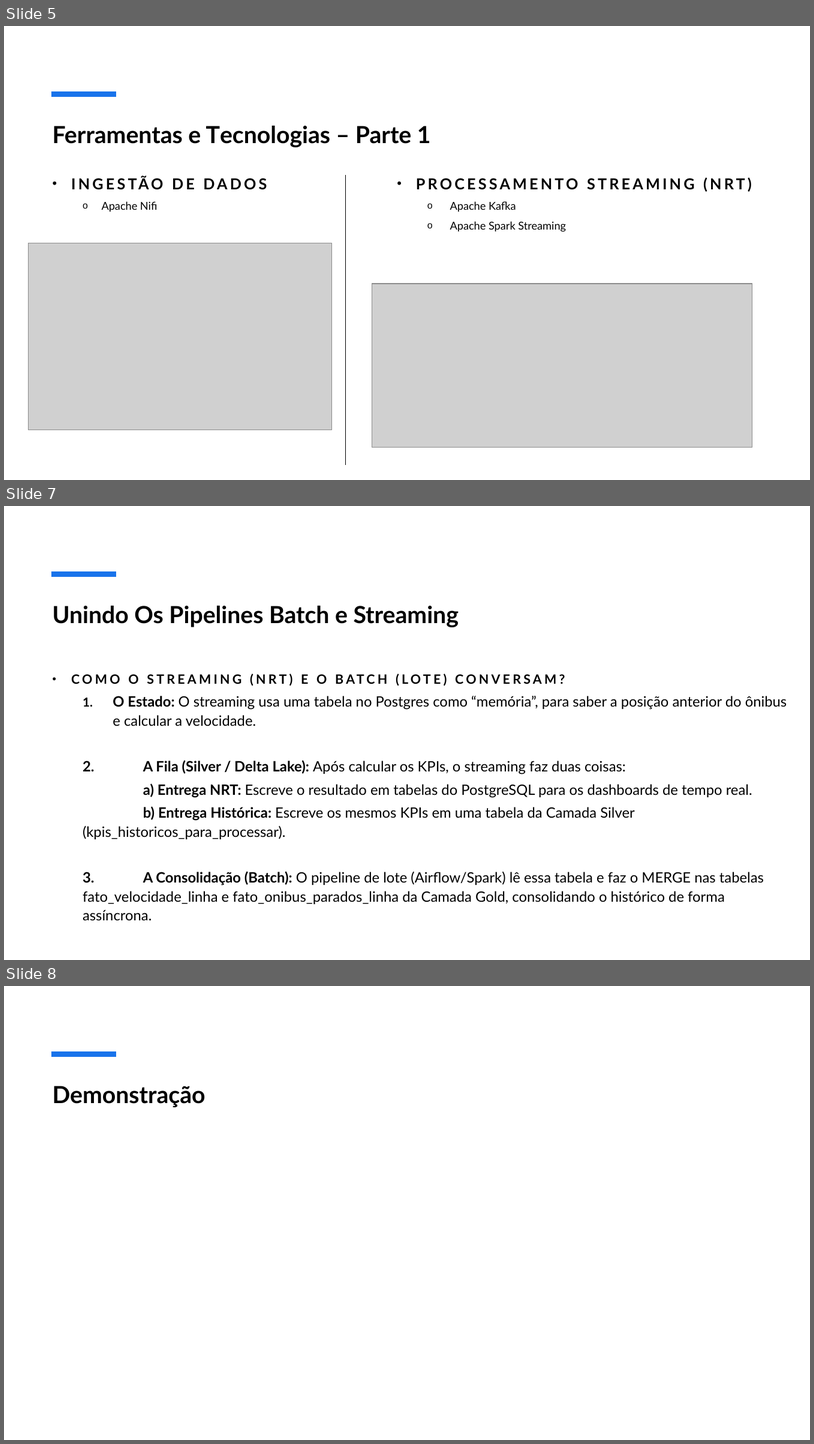
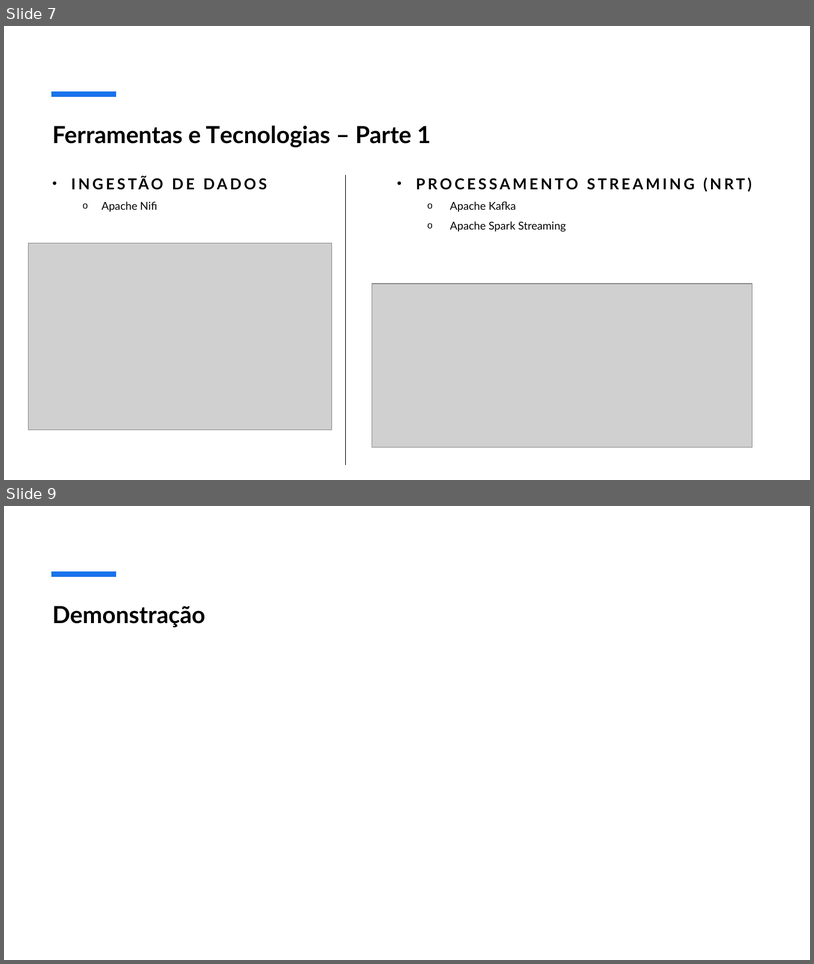
Before and after one commit to guilhermepepa/FIA-Projeto-Final, a slide deck: documentacoes/Apresentação_Projeto_Final.pptx. Shown one above the other, each under a label of ours: slides 5, 7 and 8 before the commit, slides 7 and 9 after it; the slides between them are not shown. The pictures are 814x1444 and 814x964 pixels, drawn with LibreOffice and Linux fonts; fonts in the diff are those of the drawing; grey boxes stand for pictures. Boxes give left, top, right and bottom in pixels: in the first picture for what was removed or moved away, otherwise in the second. Text is boxed around its words. In the diff, an @@ line names an element or a change of style, - is before the commit and + after.

Commit message:
- Inclusão do Trino; Correções no silver_to_gold_batch para o cálculo dos onibus congestionados; Ajustes nas documentações.

```diff
--- a/documentacoes/Apresentação_Projeto_Final.pptx
+++ b/documentacoes/Apresentação_Projeto_Final.pptx
@@ slide 7 removed at [4, 506, 810, 960], background #FFFFFF; not listed: 1 template element that a slide beside it also shows @@
@@ title removed at [53, 606, 459, 627] @@
-Unindo Os Pipelines Batch e Streaming
@@ subtitle removed at [82, 674, 788, 921] @@
-• COMO O STREAMING (NRT) E O BATCH (LOTE) CONVERSAM?
-  1. O Estado: O streaming usa uma tabela no Postgres como “memória”, para saber a posição anterior do ônibus e calcular a velocidade.
-  2. A Fila (Silver / Delta Lake): Após calcular os KPIs, o streaming faz duas coisas:
-  a) Entrega NRT: Escreve o resultado em tabelas do PostgreSQL para os dashboards de tempo real.
-  b) Entrega Histórica: Escreve os mesmos KPIs em uma tabela da Camada Silver (kpis_historicos_para_processar).
-  3. A Consolidação (Batch): O pipeline de lote (Airflow/Spark) lê essa tabela e faz o MERGE nas tabelas fato_velocidade_linha e fato_onibus_parados_linha da Camada Gold, consolidando o histórico de forma assíncrona.
@@ what was slide 5 is now slide 7 @@
@@ what was slide 8 is now slide 9 @@
```
Also in this commit, not shown: 3 slides changed, 3 slides added, 1 other slide removed, 38 other files.
